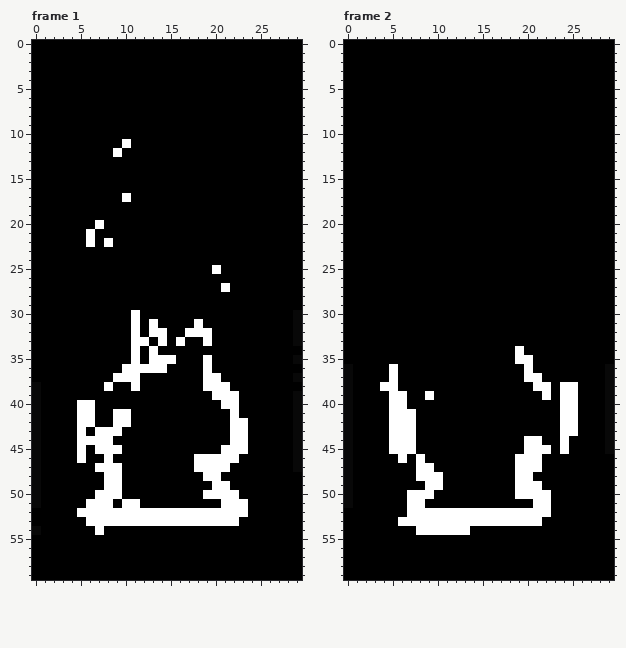
Animated GIF sprite, stored at images/processed/fire-sobel.gif. The picture above is the old version.
The file is 30x60 pixels, 33 frames. Colours within 5 levels of each other are drawn and written as one. Shown: frame 1, frame 2. The commit also changed other frames, which this record leaves out.
After:
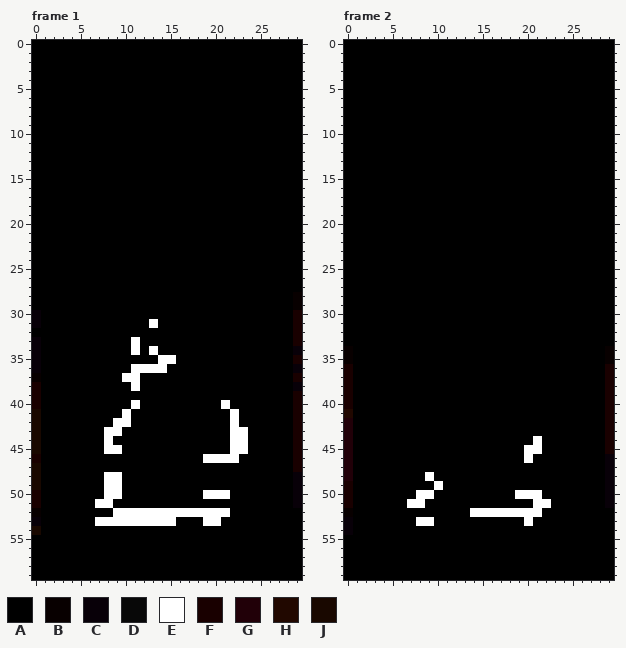
Palette (. is transparent): A #000000  B #080000  C #080008  D #080808  E #ffffff  F #190000  G #210008  H #210800  J #190800
The exact change:
--- frame 1
@@ x 7..12 @@
 10 AAAAAA
-11 AAAEAA
-12 AAEAAA
+11 AAAAAA
+12 AAAAAA
 13 AAAAAA
@@ x 0..29 @@
 16 AAAAAAAAAAAAAAAAAAAAAAAAAAAAAA
-17 AAAAAAAAAAEAAAAAAAAAAAAAAAAAAA
+17 AAAAAAAAAAAAAAAAAAAAAAAAAAAAAA
 18 AAAAAAAAAAAAAAAAAAAAAAAAAAAAAA
 19 AAAAAAAAAAAAAAAAAAAAAAAAAAAAAA
-20 AAAAAAAEAAAAAAAAAAAAAAAAAAAAAA
-21 AAAAAAEAAAAAAAAAAAAAAAAAAAAAAA
-22 AAAAAAEAEAAAAAAAAAAAAAAAAAAAAA
+20 AAAAAAAAAAAAAAAAAAAAAAAAAAAAAA
+21 AAAAAAAAAAAAAAAAAAAAAAAAAAAAAA
+22 AAAAAAAAAAAAAAAAAAAAAAAAAAAAAA
 23 AAAAAAAAAAAAAAAAAAAAAAAAAAAAAA
 24 AAAAAAAAAAAAAAAAAAAAAAAAAAAAAA
-25 AAAAAAAAAAAAAAAAAAAAEAAAAAAAAA
+25 AAAAAAAAAAAAAAAAAAAAAAAAAAAAAA
 26 AAAAAAAAAAAAAAAAAAAAAAAAAAAAAA
-27 AAAAAAAAAAAAAAAAAAAAAEAAAAAAAA
-28 AAAAAAAAAAAAAAAAAAAAAAAAAAAAAA
-29 AAAAAAAAAAAAAAAAAAAAAAAAAAAAAA
-30 AAAAAAAAAAAEAAAAAAAAAAAAAAAAAD
-31 AAAAAAAAAAAEAEAAAAEAAAAAAAAAAD
-32 AAAAAAAAAAAEAEEAAEEEAAAAAAAAAD
-33 AAAAAAAAAAAEEAEAEAAEAAAAAAAAAD
-34 AAAAAAAAAAAEAEAAAAAAAAAAAAAAAA
-35 AAAAAAAAAAAEAEEEAAAEAAAAAAAAAD
-36 AAAAAAAAAAEEEEEAAAAEAAAAAAAAAA
-37 AAAAAAAAAEEEAAAAAAAEEAAAAAAAAD
-38 DAAAAAAAEAAEAAAAAAAEEEAAAAAAAA
-39 DAAAAAAAAAAAAAAAAAAAEEEAAAAAAD
-40 DAAAAEEAAAAAAAAAAAAAAEEAAAAAAD
-41 DAAAAEEAAEEAAAAAAAAAAAEAAAAAAD
-42 DAAAAEEAAEEAAAAAAAAAAAEEAAAAAD
-43 DAAAAEAEEEAAAAAAAAAAAAEEAAAAAD
-44 DAAAAEEEEAAAAAAAAAAAAAEEAAAAAD
-45 DAAAAEAEEEAAAAAAAAAAAEEEAAAAAD
-46 DAAAAEAAEAAAAAAAAAEEEEEAAAAAAD
-47 DAAAAAAEEEAAAAAAAAEEEEAAAAAAAD
-48 DAAAAAAAEEAAAAAAAAAEEAAAAAAAAA
-49 DAAAAAAAEEAAAAAAAAAAEEAAAAAAAA
-50 DAAAAAAEEEAAAAAAAAAEEEEAAAAAAA
-51 DAAAAAEEEAEEAAAAAAAAAEEEAAAAAA
-52 AAAAAEEEEEEEEEEEEEEEEEEEAAAAAA
-53 AAAAAAEEEEEEEEEEEEEEEEEAAAAAAA
-54 DAAAAAAEAAAAAAAAAAAAAAAAAAAAAA
+27 AAAAAAAAAAAAAAAAAAAAAAAAAAAAAA
+28 AAAAAAAAAAAAAAAAAAAAAAAAAAAAAB
+29 AAAAAAAAAAAAAAAAAAAAAAAAAAAAAB
+30 CAAAAAAAAAAAAAAAAAAAAAAAAAAAAF
+31 CAAAAAAAAAAAAEAAAAAAAAAAAAAAAF
+32 AAAAAAAAAAAAAAAAAAAAAAAAAAAAAF
+33 CAAAAAAAAAAEAAAAAAAAAAAAAAAAAF
+34 CAAAAAAAAAAEAEAAAAAAAAAAAAAAAC
+35 CAAAAAAAAAAAAAEEAAAAAAAAAAAAAF
+36 CAAAAAAAAAAEEEEAAAAAAAAAAAAAAC
+37 BAAAAAAAAAEEAAAAAAAAAAAAAAAAAF
+38 FAAAAAAAAAAEAAAAAAAAAAAAAAAAAC
+39 FAAAAAAAAAAAAAAAAAAAAAAAAAAAAF
+40 FAAAAAAAAAAEAAAAAAAAAEAAAAAAAF
+41 JAAAAAAAAAEAAAAAAAAAAAEAAAAAAF
+42 JAAAAAAAAEEAAAAAAAAAAAEAAAAAAF
+43 JAAAAAAAEEAAAAAAAAAAAAEEAAAAAF
+44 JAAAAAAAEAAAAAAAAAAAAAEEAAAAAF
+45 JAAAAAAAEEAAAAAAAAAAAAEEAAAAAF
+46 FAAAAAAAAAAAAAAAAAAEEEEAAAAAAF
+47 JAAAAAAAAAAAAAAAAAAAAAAAAAAAAF
+48 JAAAAAAAEEAAAAAAAAAAAAAAAAAAAC
+49 JAAAAAAAEEAAAAAAAAAAAAAAAAAAAC
+50 FAAAAAAAEEAAAAAAAAAEEEAAAAAAAC
+51 FAAAAAAEEAAAAAAAAAAAAAAAAAAAAC
+52 BAAAAAAAAEEEEEEEEEEEEEAAAAAAAA
+53 CAAAAAAEEEEEEEEEAAAEEAAAAAAAAA
+54 JAAAAAAAAAAAAAAAAAAAAAAAAAAAAA
 55 AAAAAAAAAAAAAAAAAAAAAAAAAAAAAA
--- frame 2
@@ x 0..29 @@
 33 AAAAAAAAAAAAAAAAAAAAAAAAAAAAAA
-34 AAAAAAAAAAAAAAAAAAAEAAAAAAAAAA
-35 AAAAAAAAAAAAAAAAAAAEEAAAAAAAAA
-36 DAAAAEAAAAAAAAAAAAAAEAAAAAAAAD
-37 DAAAAEAAAAAAAAAAAAAAEEAAAAAAAD
-38 DAAAEEAAAAAAAAAAAAAAAEEAEEAAAD
-39 DAAAAEEAAEAAAAAAAAAAAAEAEEAAAD
-40 DAAAAEEAAAAAAAAAAAAAAAAAEEAAAD
-41 DAAAAEEEAAAAAAAAAAAAAAAAEEAAAD
-42 DAAAAEEEAAAAAAAAAAAAAAAAEEAAAD
-43 DAAAAEEEAAAAAAAAAAAAAAAAEEAAAD
-44 DAAAAEEEAAAAAAAAAAAAEEAAEAAAAD
-45 DAAAAEEEAAAAAAAAAAAAEEEAEAAAAD
-46 DAAAAAEAEAAAAAAAAAAEEEAAAAAAAA
-47 DAAAAAAAEEAAAAAAAAAEEEAAAAAAAA
-48 DAAAAAAAEEEAAAAAAAAEEAAAAAAAAA
-49 DAAAAAAAAEEAAAAAAAAEEEAAAAAAAA
-50 DAAAAAAEEEAAAAAAAAAEEEEAAAAAAA
-51 DAAAAAAEEAAAAAAAAAAAAEEAAAAAAA
-52 AAAAAAAEEEEEEEEEEEEEEEEAAAAAAA
-53 AAAAAAEEEEEEEEEEEEEEEEAAAAAAAA
-54 AAAAAAAAEEEEEEAAAAAAAAAAAAAAAA
+34 BAAAAAAAAAAAAAAAAAAAAAAAAAAAAB
+35 BAAAAAAAAAAAAAAAAAAAAAAAAAAAAB
+36 FAAAAAAAAAAAAAAAAAAAAAAAAAAAAF
+37 FAAAAAAAAAAAAAAAAAAAAAAAAAAAAF
+38 FAAAAAAAAAAAAAAAAAAAAAAAAAAAAF
+39 FAAAAAAAAAAAAAAAAAAAAAAAAAAAAF
+40 FAAAAAAAAAAAAAAAAAAAAAAAAAAAAF
+41 HAAAAAAAAAAAAAAAAAAAAAAAAAAAAF
+42 GAAAAAAAAAAAAAAAAAAAAAAAAAAAAF
+43 GAAAAAAAAAAAAAAAAAAAAAAAAAAAAF
+44 GAAAAAAAAAAAAAAAAAAAAEAAAAAAAF
+45 GAAAAAAAAAAAAAAAAAAAEEAAAAAAAF
+46 GAAAAAAAAAAAAAAAAAAAEAAAAAAAAC
+47 GAAAAAAAAAAAAAAAAAAAAAAAAAAAAC
+48 GAAAAAAAAEAAAAAAAAAAAAAAAAAAAC
+49 FAAAAAAAAAEAAAAAAAAAAAAAAAAAAC
+50 FAAAAAAAEEAAAAAAAAAEEEAAAAAAAC
+51 FAAAAAAEEAAAAAAAAAAAAEEAAAAAAC
+52 BAAAAAAAAAAAAAEEEEEEEEAAAAAAAA
+53 CAAAAAAAEEAAAAAAAAAAEAAAAAAAAA
+54 CAAAAAAAAAAAAAAAAAAAAAAAAAAAAA
 55 AAAAAAAAAAAAAAAAAAAAAAAAAAAAAA
